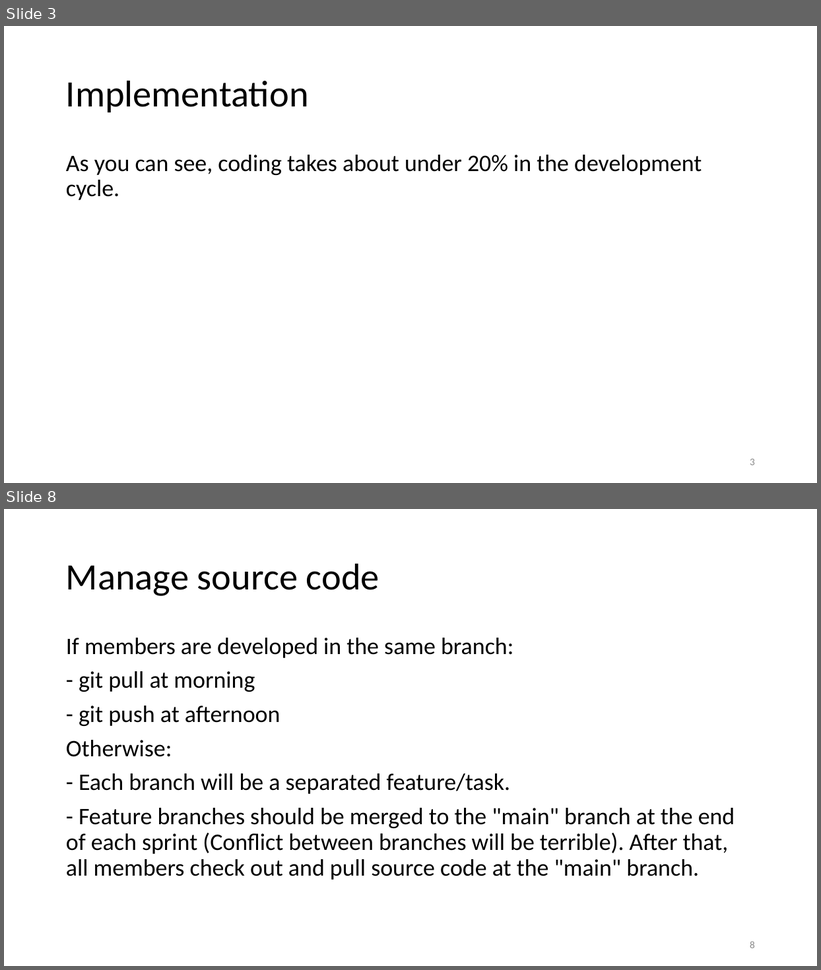
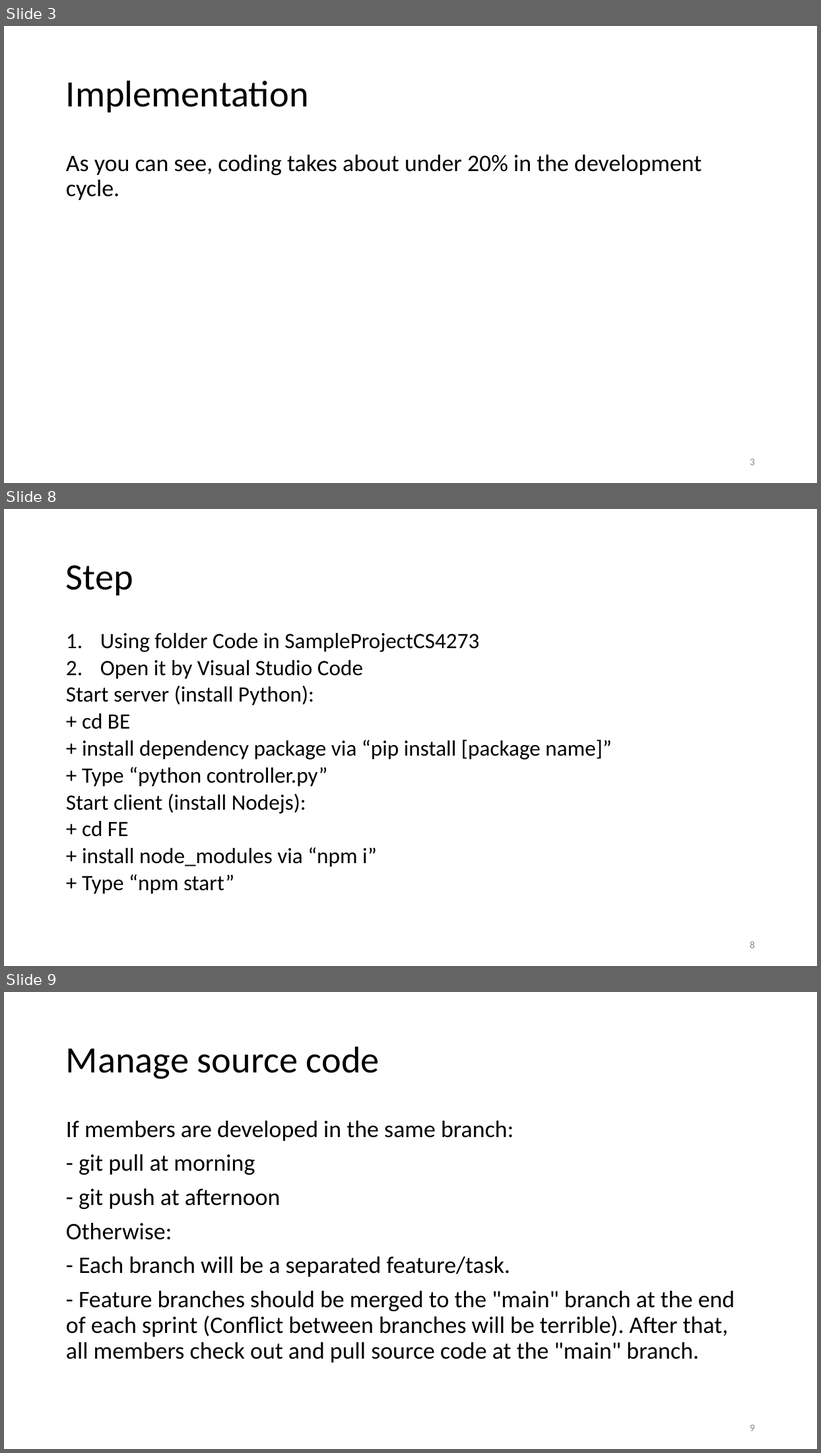
Before and after one commit to vutuanhai237/CourseMaterials, a slide deck: CS4273-Introduce to Software Engineering/Slides/Lab 4. Implement.pptx. Shown one above the other, each under a label of ours: slides 3 and 8 before the commit, slides 3, 8 and 9 after it; the slides between them are not shown. The pictures are 821x970 and 821x1453 pixels, drawn with LibreOffice and Linux fonts; fonts in the diff are those of the drawing. Boxes give left, top, right and bottom in pixels: in the first picture for what was removed or moved away, otherwise in the second. Text is boxed around its words. In the diff, an @@ line names an element or a change of style, - is before the commit and + after.

```diff
--- a/CS4273-Introduce to Software Engineering/Slides/Lab 4. Implement.pptx
+++ b/CS4273-Introduce to Software Engineering/Slides/Lab 4. Implement.pptx
@@ slide 8 added at [4,509,817,966], background #FFFFFF @@
@@ title added at [66,565,133,595], 44 pt, text #000000 @@
+Step
@@ text added at [66,633,612,894], 25.9 pt, text #000000 @@
+1. Using folder Code in SampleProjectCS4273
+2. Open it by Visual Studio Code
+Start server (install Python):
++ cd BE
++ install dependency package via “pip install [package name]”
++ Type “python controller.py”
+Start client (install Nodejs):
++ cd FE
++ install node_modules via “npm i”
++ Type “npm start”
@@ page number added at [750,941,755,949], 12 pt, text #8C8C8C @@
+8
@@ what was slide 8 is now slide 9 @@
@@ page number at [750,1425,755,1432]: text changed @@
-8
+9
```
Also in this commit, not shown: 1 slide changed, 32 other files.
